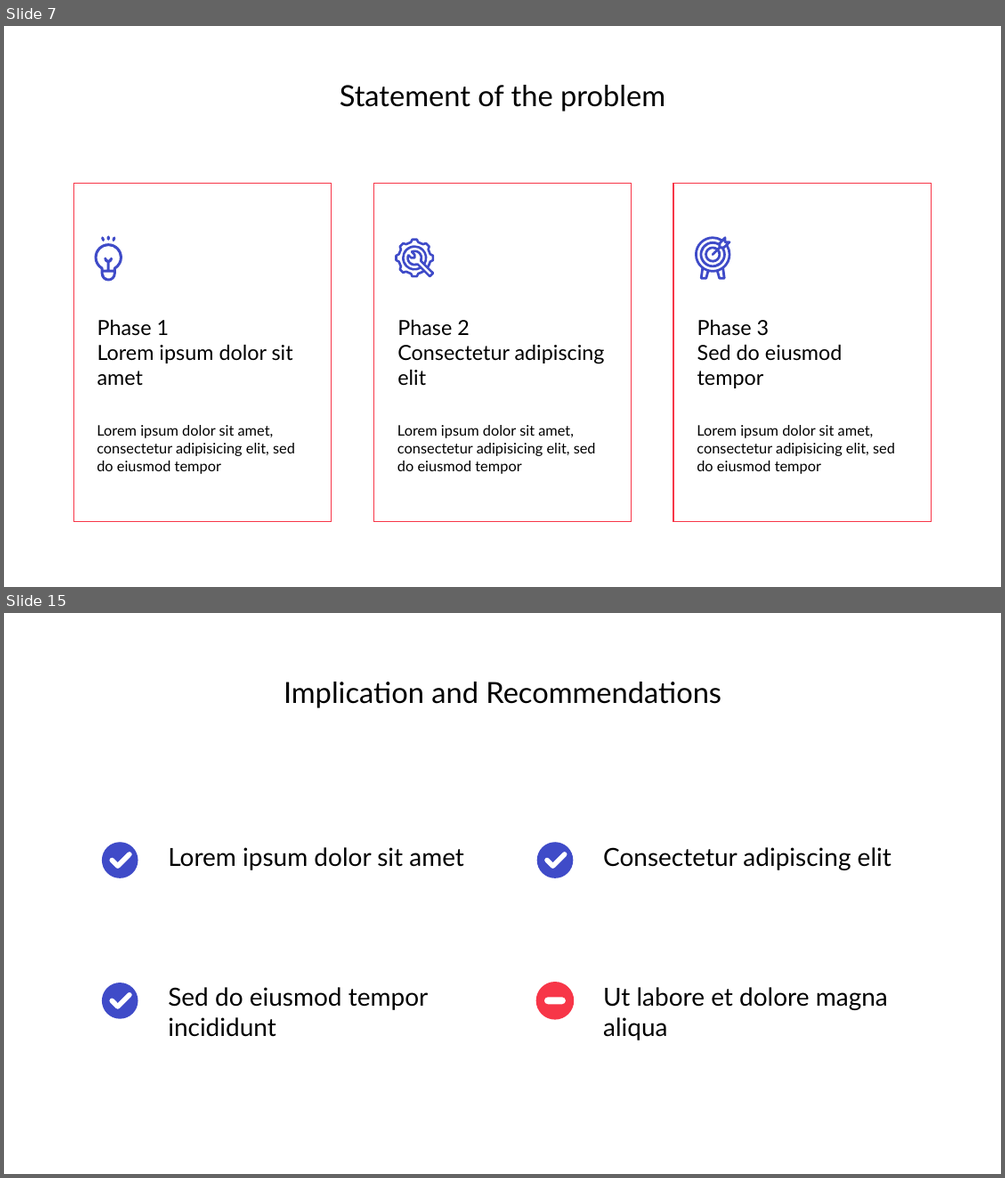
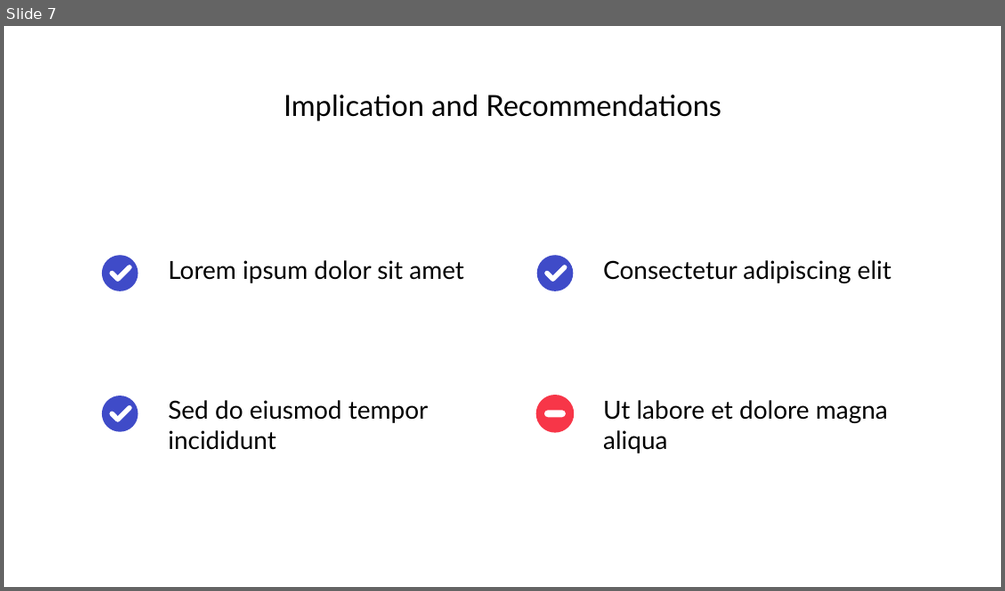
Before and after one commit to alwegr/gorodinec-graduate-project, a slide deck: misc/презентация/Городинец А.Д. ИСП-20.pptx. Shown one above the other, each under a label of ours: slides 7 and 15 before the commit, slide 7 after it; the slides between them are not shown. The pictures are 1005x1178 and 1005x591 pixels, drawn with LibreOffice and Linux fonts; fonts in the diff are those of the drawing; background and template pictures are left out. Boxes give left, top, right and bottom in pixels: in the first picture for what was removed or moved away, otherwise in the second. Text is boxed around its words. In the diff, an @@ line names an element or a change of style, - is before the commit and + after.

```diff
--- a/misc/презентация/Городинец А.Д. ИСП-20.pptx
+++ b/misc/презентация/Городинец А.Д. ИСП-20.pptx
@@ slide 7 removed at bbox=[4, 26, 1001, 587], background picture (left out); not listed: 1 template element that a slide beside it also shows @@
@@ text removed at bbox=[340, 85, 665, 111] @@
-Statement of the problem
@@ line removed from (30, 141) to (975, 141) @@
@@ rectangle removed at bbox=[73, 183, 331, 521] @@
@@ rectangle removed at bbox=[373, 183, 631, 521] @@
@@ rectangle removed at bbox=[673, 183, 930, 521] @@
@@ group removed at bbox=[94, 234, 123, 281]: 4 freeform shapes @@
@@ freeform shape removed at bbox=[395, 238, 435, 278] @@
@@ freeform shape removed at bbox=[695, 235, 731, 280] @@
@@ text removed at bbox=[97, 319, 293, 385] @@
-Phase 1
-Lorem ipsum dolor sit amet
@@ text removed at bbox=[397, 319, 605, 385] @@
-Phase 2
-Consectetur adipiscing elit
@@ text removed at bbox=[697, 319, 842, 388] @@
-Phase 3
-Sed do eiusmod tempor
@@ text removed at bbox=[97, 425, 295, 474] @@
-Lorem ipsum dolor sit amet, consectetur adipisicing elit, sed do eiusmod tempor
@@ text removed at bbox=[397, 425, 596, 474] @@
-Lorem ipsum dolor sit amet, consectetur adipisicing elit, sed do eiusmod tempor
@@ text removed at bbox=[696, 425, 895, 474] @@
-Lorem ipsum dolor sit amet, consectetur adipisicing elit, sed do eiusmod tempor
@@ what was slide 15 is now slide 7 @@
```
Also in this commit, not shown: 4 slides changed, 4 slides added, 16 other slides removed, 42 other files.
